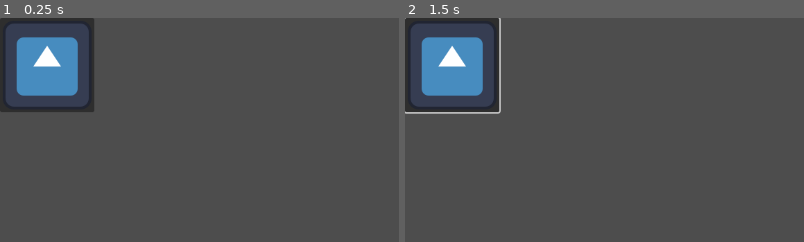
Above: before the commit, frames 1-2 (left to right).
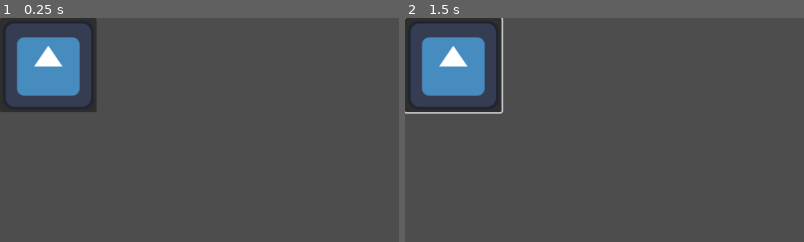
Above: after the commit, the same moments.

Repository: Cmanatron/FishRoguelike
Game: Godot game, scene res://Levels/GamePieces/userInterface.tscn
The game is run twice, just before and just after one commit, with the same random seed, the same clock (stepped at 60 frames per second) and the same inputs. This scene is started directly instead of the project's main scene. The engine's default icon, where the game draws it, is replaced by a stand-in: a white triangle on a blue panel in a dark square.
Inputs (mouse positions are % of the whole screen's width and height, from its top left):
- Up to frame 1 (0.25 s): no input
- Up to frame 2 (1.5 s): click (6, 10) at 0.5 s; tap Enter at 1.25 s; move the mouse to (72, 45) at 1.27 s; hold D (right) from 1.28 s (still down); tap Right (shootA) at 1.35 s
The pictures show only the part of the screen within x 0-50%, y 0-50%; the shares and areas given below are measured in that part.

The runs differ from the first frame. In frame 1, 0.6% of the frame differs, in the area x 4-25%, y 0-42%; in frame 2, 0.9%, in the area x 4-25%, y 0-43%.

Commit message:
Last Working Branch
MainFish.gd broke again. Testing.

Diff:
--- a/Levels/GamePieces/Pickup.tscn
+++ b/Levels/GamePieces/Pickup.tscn
@@ -8,6 +8,7 @@
 
 [node name="Pickup" type="Node2D" unique_id=819022689]
 script = ExtResource("1_vueyr")
+type = null
 
 [node name="Area2D" type="Area2D" parent="." unique_id=2128017466]
 collision_layer = 4
--- a/Levels/GamePieces/pickup.gd
+++ b/Levels/GamePieces/pickup.gd
@@ -28,5 +28,7 @@
 			4:
 				body.bulletSize += 0.5
 			5:
-				body.attackSpeed -= 0.1
+				body.attackSpeed -= 0.5
+			6:
+
 		queue_free()
--- a/Levels/GamePieces/userInterface.tscn
+++ b/Levels/GamePieces/userInterface.tscn
@@ -10,4 +10,5 @@
 layout_mode = 0
 offset_right = 136.0
 offset_bottom = 136.0
+scale = Vector2(1.0245273, 1)
 icon = ExtResource("1_od3t6")
